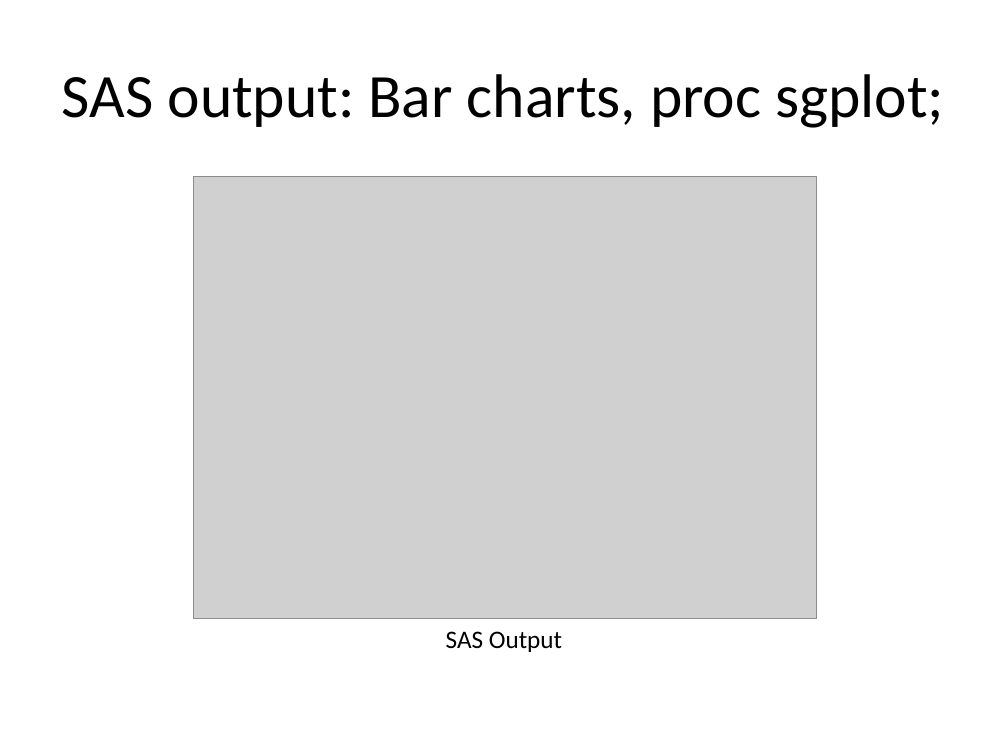
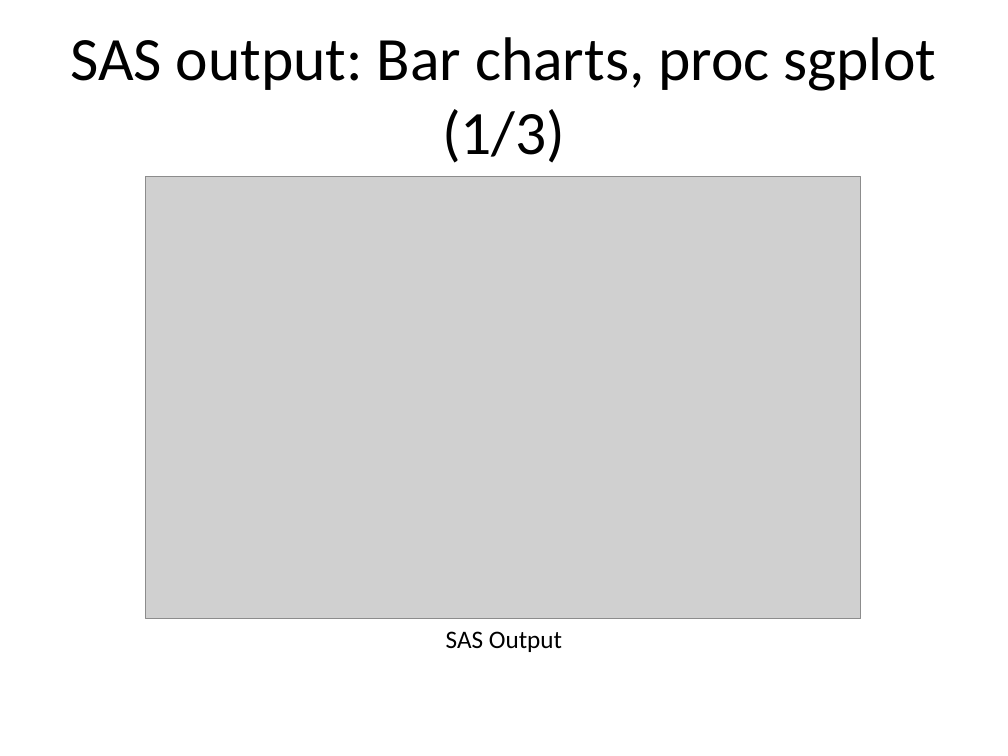
Before and after one commit to pmean/introduction-to-SAS, a slide deck: slide 19 of results/m04-slides-and-speaker-notes.pptx (slide 16 before the commit). Drawn at 1008x756 pixels with LibreOffice and Linux fonts; fonts in the diff are those of the drawing; grey boxes stand for pictures. Boxes give left, top, right and bottom in pixels: in the first picture for what was removed or moved away, otherwise in the second. Text is boxed around its words. In the diff, an @@ line names an element or a change of style, - is before the commit and + after.

```diff
--- a/results/m04-slides-and-speaker-notes.pptx
+++ b/results/m04-slides-and-speaker-notes.pptx
@@ title at [70, 37, 937, 163]: text changed @@
-SAS output: Bar charts, proc sgplot;
+SAS output: Bar charts, proc sgplot (1/3)
@@ picture: place and size @@
-picture at [194, 176, 816, 619]
+picture at [145, 176, 861, 619]
```
Also in this commit, not shown: 32 other slides changed, 14 slides added, 2 slides removed, 27 other files.
